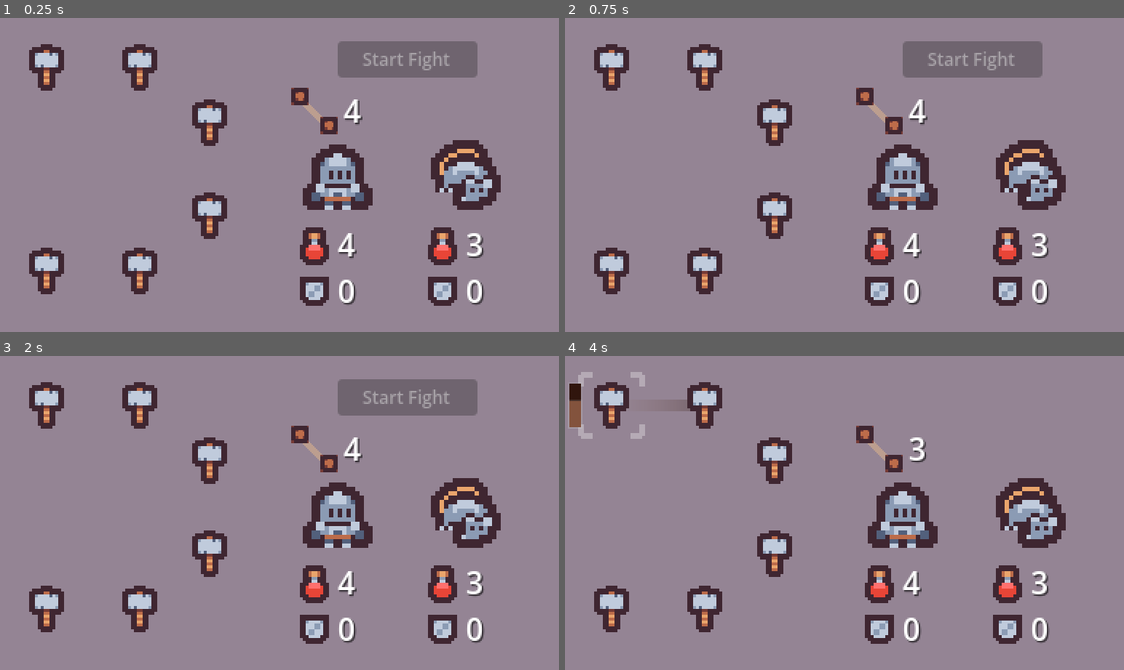
Above: before the commit, frames 1-4 (two rows, left to right).
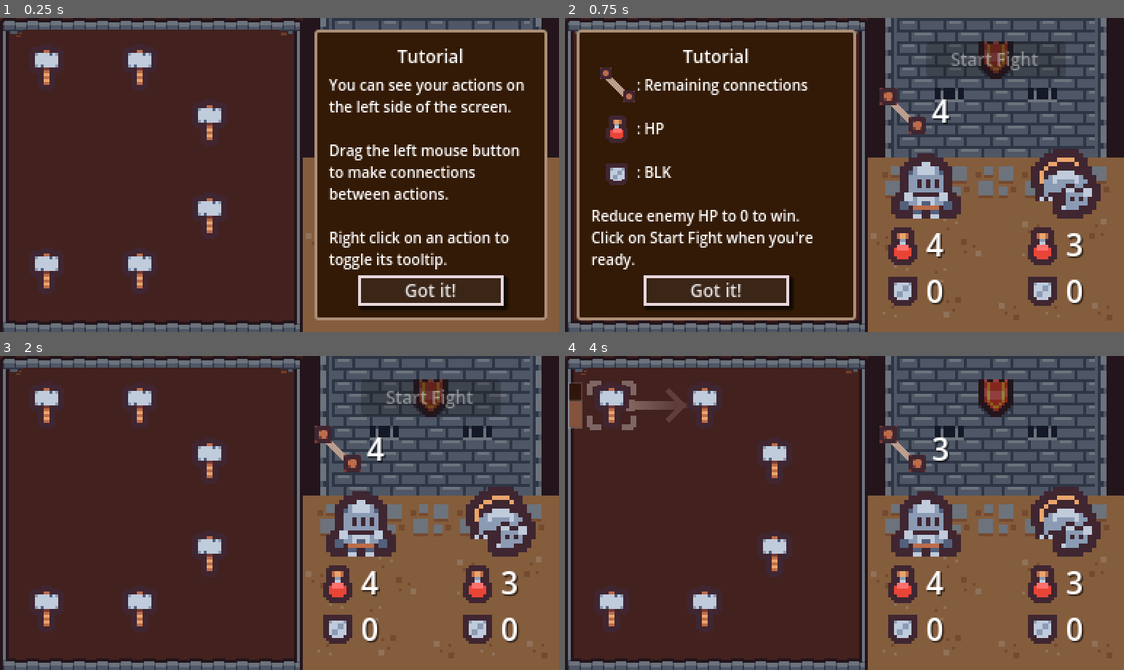
Above: after the commit, the same moments.

Repository: guladam/kenney_jam_2024
Game: Godot game, scene res://scenes/game/game.tscn
Same seed, same stepped clock (60 frames per second), same inputs: the game is played once before the commit and once after it.
Inputs (mouse positions are in pixels of both pictures, inside the frame that each line leads up to):
- Up to frame 1 (0.25 s): no input
- Up to frame 2 (0.75 s): click (995, 291) at 0.5 s, where only the run after the commit has a clickable "Got it!"
- Up to frame 3 (2 s): click (150, 629) at 1.25 s, where only the run after the commit has a clickable "Got it!"
- Up to frame 4 (4 s): tap Enter at 2 s; drag from (609, 406) to (777, 459) at 2.02 s; click "Start Fight" at 2.75 s; drag from (704, 406) to (777, 459) at 3.52 s

The runs differ from the first frame. In frame 1, 96% of the frame differs, in the area x 0-100%, y 0-100%; in frame 2, 99%; in frame 3, 95%; in frame 4, 95%.

Commit message:
significant progress on systems

Diff:
--- a/game_theme.tres
+++ b/game_theme.tres
@@ -30,6 +30,18 @@
 border_width_bottom = 1
 border_color = Color(0.910404, 0.84695, 0.857942, 1)
 
+[sub_resource type="StyleBoxFlat" id="StyleBoxFlat_rmh5v"]
+bg_color = Color(0.200054, 0.10161, 0.0252484, 1)
+border_width_left = 2
+border_width_top = 2
+border_width_right = 2
+border_width_bottom = 2
+border_color = Color(0.674671, 0.554836, 0.463678, 1)
+corner_radius_top_left = 2
+corner_radius_top_right = 2
+corner_radius_bottom_right = 2
+corner_radius_bottom_left = 2
+
 [sub_resource type="StyleBoxFlat" id="StyleBoxFlat_j0r5v"]
 bg_color = Color(0.186736, 0.081131, 0.0504855, 1)
 border_width_left = 1
@@ -52,5 +64,6 @@
 Button/styles/hover = SubResource("StyleBoxFlat_syiim")
 Button/styles/normal = SubResource("StyleBoxFlat_wn077")
 Button/styles/pressed = SubResource("StyleBoxFlat_rwljp")
+PanelContainer/styles/panel = SubResource("StyleBoxFlat_rmh5v")
 ProgressBar/styles/background = SubResource("StyleBoxFlat_j0r5v")
 ProgressBar/styles/fill = SubResource("StyleBoxFlat_f10da")
--- /dev/null
+++ b/levels/level.gd
@@ -0,0 +1,6 @@
+class_name Level
+extends Resource
+
+@export_range(1, 5) var difficulty: int
+@export var enemy: EnemyStats
+@export var tutorial: bool = false
--- /dev/null
+++ b/levels/level1.tres
@@ -0,0 +1,8 @@
+[gd_resource type="Resource" script_class="Level" load_steps=2 format=3 uid="uid://212y57bqiq22"]
+
+[ext_resource type="Script" path="res://levels/level.gd" id="1_q200u"]
+
+[resource]
+script = ExtResource("1_q200u")
+difficulty = 0
+tutorial = true
--- a/scenes/game/game.gd
+++ b/scenes/game/game.gd
@@ -1,5 +1,6 @@
 extends Node2D
 
+@export var level: Level
 @export var player_stats: PlayerStats
 @export var enemy_stats: EnemyStats
 
@@ -7,6 +8,7 @@
 @onready var player: Character = $Player
 @onready var enemy: Character = $Enemy
 @onready var game_ui: GameUI = $GameUI
+@onready var tutorial_1: PanelContainer = %Tutorial1
 
 
 func _ready() -> void:
@@ -20,6 +22,8 @@
 	game_ui.setup_ui(player_stats, enemy_stats)
 	player_stats.setup_game()
 	item_handler.spawn_items()
+	if level.tutorial:
+		tutorial_1.show()
 
 
 func _on_start_fight_button_pressed() -> void:
--- a/scenes/game/game.tscn
+++ b/scenes/game/game.tscn
@@ -1,31 +1,51 @@
-[gd_scene load_steps=9 format=3 uid="uid://37rfek423ie5"]
+[gd_scene load_steps=16 format=3 uid="uid://37rfek423ie5"]
 
 [ext_resource type="PackedScene" uid="uid://bppfkbdcaqec" path="res://scenes/item_handler/item_handler.tscn" id="1_g2qg0"]
 [ext_resource type="Script" path="res://scenes/game/game.gd" id="1_qvmh4"]
+[ext_resource type="Resource" uid="uid://212y57bqiq22" path="res://levels/level1.tres" id="2_4kit3"]
 [ext_resource type="Resource" uid="uid://b07w5gaxvrrl5" path="res://units/rat/rat_stats.tres" id="3_8yqdh"]
 [ext_resource type="PackedScene" uid="uid://ce8v8364r6jv3" path="res://scenes/character/character.tscn" id="3_ntoxo"]
 [ext_resource type="Script" path="res://scenes/game/ui.gd" id="4_nylyo"]
 [ext_resource type="PackedScene" uid="uid://c3yiljg7spj3h" path="res://scenes/character/stats_ui.tscn" id="4_vxumi"]
 [ext_resource type="PackedScene" uid="uid://dsk2uy7at573a" path="res://scenes/character/connection_ui.tscn" id="5_2xrgt"]
 [ext_resource type="Resource" uid="uid://dctn7056bqp5x" path="res://units/warrior/warrior_stats.tres" id="5_3yivu"]
+[ext_resource type="Texture2D" uid="uid://c2fy4hmmcaqbc" path="res://assets/background.png" id="9_yptqb"]
+[ext_resource type="Texture2D" uid="uid://ymi0rabpy8sr" path="res://assets/tilemap_packed.png" id="10_42gxs"]
+
+[sub_resource type="LabelSettings" id="LabelSettings_ei01d"]
+line_spacing = 1.0
+font_size = 10
+
+[sub_resource type="AtlasTexture" id="AtlasTexture_pvdgw"]
+atlas = ExtResource("10_42gxs")
+region = Rect2(112, 144, 16, 16)
+
+[sub_resource type="AtlasTexture" id="AtlasTexture_ufyy3"]
+atlas = ExtResource("10_42gxs")
+region = Rect2(96, 128, 16, 16)
+
+[sub_resource type="AtlasTexture" id="AtlasTexture_pwyos"]
+atlas = ExtResource("10_42gxs")
+region = Rect2(7, 17, 8, 8)
 
 [node name="Game" type="Node2D"]
 script = ExtResource("1_qvmh4")
+level = ExtResource("2_4kit3")
 player_stats = ExtResource("5_3yivu")
 enemy_stats = ExtResource("3_8yqdh")
 
 [node name="ItemHandler" parent="." instance=ExtResource("1_g2qg0")]
 
 [node name="Player" parent="." node_paths=PackedStringArray("attack_target_position") groups=["player"] instance=ExtResource("3_ntoxo")]
-position = Vector2(232, 108)
+position = Vector2(248, 114)
 attack_target_position = NodePath("../AttackPosition")
 stats = null
 
 [node name="AttackPosition" type="Marker2D" parent="."]
-position = Vector2(276, 108)
+position = Vector2(296, 114)
 
 [node name="Enemy" parent="." node_paths=PackedStringArray("attack_target_position") groups=["enemy"] instance=ExtResource("3_ntoxo")]
-position = Vector2(320, 108)
+position = Vector2(344, 114)
 attack_target_position = NodePath("../AttackPosition")
 stats = null
 
@@ -40,9 +60,9 @@
 anchor_top = 0.5
 anchor_right = 0.5
 anchor_bottom = 0.5
-offset_left = 8.0
+offset_left = 24.0
 offset_top = 28.0
-offset_right = 64.0
+offset_right = 80.0
 offset_bottom = 96.0
 grow_horizontal = 2
 grow_vertical = 2
@@ -54,56 +74,232 @@
 anchor_top = 0.5
 anchor_right = 0.5
 anchor_bottom = 0.5
-offset_left = 96.0
+offset_left = 120.0
 offset_top = 28.0
+offset_right = 176.0
+offset_bottom = 96.0
+grow_horizontal = 2
+grow_vertical = 2
+
+[node name="ConnectionUI" parent="GameUI" instance=ExtResource("5_2xrgt")]
+unique_name_in_owner = true
+anchors_preset = 8
+anchor_left = 0.5
+anchor_top = 0.5
+anchor_right = 0.5
+anchor_bottom = 0.5
+offset_left = 24.0
+offset_top = -60.0
+offset_right = 84.0
+offset_bottom = -28.0
+grow_horizontal = 2
+grow_vertical = 2
+player_stats = null
+
+[node name="StartFightButton" type="Button" parent="GameUI"]
+unique_name_in_owner = true
+custom_minimum_size = Vector2(96, 24)
+anchors_preset = 8
+anchor_left = 0.5
+anchor_top = 0.5
+anchor_right = 0.5
+anchor_bottom = 0.5
+offset_left = 56.0
+offset_top = -92.0
 offset_right = 152.0
-offset_bottom = 96.0
-grow_horizontal = 2
-grow_vertical = 2
-
-[node name="ConnectionUI" parent="GameUI" instance=ExtResource("5_2xrgt")]
-unique_name_in_owner = true
-anchors_preset = 8
-anchor_left = 0.5
-anchor_top = 0.5
-anchor_right = 0.5
-anchor_bottom = 0.5
-offset_left = 8.0
-offset_top = -60.0
-offset_right = 68.0
-offset_bottom = -28.0
-grow_horizontal = 2
-grow_vertical = 2
-player_stats = null
-
-[node name="StartFightButton" type="Button" parent="GameUI"]
-unique_name_in_owner = true
-custom_minimum_size = Vector2(96, 24)
-anchors_preset = 8
-anchor_left = 0.5
-anchor_top = 0.5
-anchor_right = 0.5
-anchor_bottom = 0.5
-offset_left = 40.0
-offset_top = -92.0
-offset_right = 136.0
 offset_bottom = -68.0
 grow_horizontal = 2
 grow_vertical = 2
 disabled = true
 text = "Start Fight"
 
+[node name="Tutorial1" type="PanelContainer" parent="GameUI"]
+unique_name_in_owner = true
+visible = false
+anchors_preset = 8
+anchor_left = 0.5
+anchor_top = 0.5
+anchor_right = 0.5
+anchor_bottom = 0.5
+offset_left = 24.0
+offset_top = -100.0
+offset_right = 184.0
+offset_bottom = 100.0
+grow_horizontal = 2
+grow_vertical = 2
+
+[node name="MarginContainer" type="MarginContainer" parent="GameUI/Tutorial1"]
+layout_mode = 2
+theme_override_constants/margin_left = 8
+theme_override_constants/margin_top = 8
+theme_override_constants/margin_right = 8
+theme_override_constants/margin_bottom = 8
+
+[node name="VBoxContainer" type="VBoxContainer" parent="GameUI/Tutorial1/MarginContainer"]
+layout_mode = 2
+
+[node name="Title" type="Label" parent="GameUI/Tutorial1/MarginContainer/VBoxContainer"]
+layout_mode = 2
+text = "Tutorial"
+horizontal_alignment = 1
+
+[node name="Label" type="Label" parent="GameUI/Tutorial1/MarginContainer/VBoxContainer"]
+custom_minimum_size = Vector2(140, 0)
+layout_mode = 2
+text = "You can see your actions on the left side of the screen.
+
+Drag the left mouse button to make connections between actions.
+
+Right click on an action to toggle its tooltip."
+label_settings = SubResource("LabelSettings_ei01d")
+autowrap_mode = 2
+
+[node name="Tutorial1Button" type="Button" parent="GameUI/Tutorial1/MarginContainer/VBoxContainer"]
+custom_minimum_size = Vector2(100, 0)
+layout_mode = 2
+size_flags_horizontal = 4
+text = "Got it!"
+
+[node name="Tutorial2" type="PanelContainer" parent="GameUI"]
+unique_name_in_owner = true
+visible = false
+anchors_preset = 8
+anchor_left = 0.5
+anchor_top = 0.5
+anchor_right = 0.5
+anchor_bottom = 0.5
+offset_left = -184.0
+offset_top = -100.0
+offset_right = 8.0
+offset_bottom = 100.0
+grow_horizontal = 2
+grow_vertical = 2
+
+[node name="MarginContainer" type="MarginContainer" parent="GameUI/Tutorial2"]
+layout_mode = 2
+theme_override_constants/margin_left = 8
+theme_override_constants/margin_top = 8
+theme_override_constants/margin_right = 8
+theme_override_constants/margin_bottom = 8
+
+[node name="VBoxContainer" type="VBoxContainer" parent="GameUI/Tutorial2/MarginContainer"]
+layout_mode = 2
+
+[node name="Title" type="Label" parent="GameUI/Tutorial2/MarginContainer/VBoxContainer"]
+layout_mode = 2
+text = "Tutorial"
+horizontal_alignment = 1
+
+[node name="Label" type="Label" parent="GameUI/Tutorial2/MarginContainer/VBoxContainer"]
+custom_minimum_size = Vector2(140, 0)
+layout_mode = 2
+size_flags_vertical = 3
+text = "            : Remaining connections
+
+            : HP
+
+            : BLK
+
+Reduce enemy HP to 0 to win.
+Click on Start Fight when you're ready.
+"
+label_settings = SubResource("LabelSettings_ei01d")
+autowrap_mode = 2
+
+[node name="Tutorial2Button" type="Button" parent="GameUI/Tutorial2/MarginContainer/VBoxContainer"]
+custom_minimum_size = Vector2(100, 0)
+layout_mode = 2
+size_flags_horizontal = 4
+text = "Got it!"
+
+[node name="Icons" type="Control" parent="GameUI/Tutorial2/MarginContainer"]
+layout_mode = 2
+mouse_filter = 2
+
+[node name="HP" type="TextureRect" parent="GameUI/Tutorial2/MarginContainer/Icons"]
+custom_minimum_size = Vector2(24, 24)
+offset_left = 6.0
+offset_top = 46.0
+offset_right = 30.0
+offset_bottom = 70.0
+texture = SubResource("AtlasTexture_pvdgw")
+expand_mode = 1
+stretch_mode = 5
+
+[node name="BLK" type="TextureRect" parent="GameUI/Tutorial2/MarginContainer/Icons"]
+custom_minimum_size = Vector2(24, 24)
+offset_left = 6.0
+offset_top = 78.0
+offset_right = 30.0
+offset_bottom = 102.0
+texture = SubResource("AtlasTexture_ufyy3")
+expand_mode = 1
+stretch_mode = 5
+
+[node name="Connection" type="Control" parent="GameUI/Tutorial2/MarginContainer/Icons"]
+custom_minimum_size = Vector2(24, 24)
+layout_mode = 3
+anchors_preset = 0
+offset_left = 6.0
+offset_top = 16.0
+offset_right = 30.0
+offset_bottom = 40.0
+
+[node name="ColorRect" type="ColorRect" parent="GameUI/Tutorial2/MarginContainer/Icons/Connection"]
+layout_mode = 0
+offset_left = 10.0
+offset_top = 1.0
+offset_right = 14.0
+offset_bottom = 22.0
+rotation = -0.785398
+pivot_offset = Vector2(2, 12)
+color = Color(0.738248, 0.61721, 0.561013, 1)
+metadata/_edit_lock_ = true
+
+[node name="TextureRect" type="TextureRect" parent="GameUI/Tutorial2/MarginContainer/Icons/Connection"]
+layout_mode = 0
+offset_right = 8.0
+offset_bottom = 8.0
+texture = SubResource("AtlasTexture_pwyos")
+expand_mode = 1
+stretch_mode = 5
+metadata/_edit_lock_ = true
+
+[node name="TextureRect2" type="TextureRect" parent="GameUI/Tutorial2/MarginContainer/Icons/Connection"]
+layout_mode = 0
+offset_left = 16.0
+offset_top = 16.0
+offset_right = 24.0
+offset_bottom = 24.0
+texture = SubResource("AtlasTexture_pwyos")
+expand_mode = 1
+stretch_mode = 5
+metadata/_edit_lock_ = true
+
 [node name="Background" type="CanvasLayer" parent="."]
 layer = -1
 
-[node name="ColorRect" type="ColorRect" parent="Background"]
+[node name="Background" type="TextureRect" parent="Background"]
 anchors_preset = 15
 anchor_right = 1.0
 anchor_bottom = 1.0
 grow_horizontal = 2
 grow_vertical = 2
 mouse_filter = 2
-color = Color(0.868652, 0.746631, 0.86987, 0.490196)
+texture = ExtResource("9_yptqb")
+metadata/_edit_lock_ = true
+
+[node name="Dimmer" type="ColorRect" parent="Background"]
+anchors_preset = 15
+anchor_right = 1.0
+anchor_bottom = 1.0
+grow_horizontal = 2
+grow_vertical = 2
+mouse_filter = 2
+color = Color(0, 0, 0, 0.435294)
+metadata/_edit_lock_ = true
 
 [connection signal="pressed" from="GameUI/StartFightButton" to="." method="_on_start_fight_button_pressed"]
 [connection signal="pressed" from="GameUI/StartFightButton" to="GameUI" method="_on_start_fight_button_pressed"]
+[connection signal="pressed" from="GameUI/Tutorial1/MarginContainer/VBoxContainer/Tutorial1Button" to="GameUI" method="_on_tutorial_1_button_pressed"]
+[connection signal="pressed" from="GameUI/Tutorial2/MarginContainer/VBoxContainer/Tutorial2Button" to="GameUI" method="_on_tutorial_2_button_pressed"]
--- a/scenes/game/ui.gd
+++ b/scenes/game/ui.gd
@@ -7,6 +7,8 @@
 @onready var enemy_stats_ui: StatsUI = %EnemyStats
 @onready var connection_ui: ConnectionUI = %ConnectionUI
 @onready var start_fight_button: Button = %StartFightButton
+@onready var tutorial_1: PanelContainer = %Tutorial1
+@onready var tutorial_2: PanelContainer = %Tutorial2
 
 
 func setup_ui(p_stats: PlayerStats, e_stats: EnemyStats) -> void:
@@ -24,3 +26,12 @@
 
 func _on_start_fight_button_pressed() -> void:
 	start_fight_button.hide()
+
+
+func _on_tutorial_1_button_pressed() -> void:
+	tutorial_2.show()
+	tutorial_1.hide()
+
+
+func _on_tutorial_2_button_pressed() -> void:
+	tutorial_2.hide()
--- a/scenes/item/item.gd
+++ b/scenes/item/item.gd
@@ -11,6 +11,7 @@
 
 @onready var icon: Sprite2D = %Icon
 @onready var connection_line: Line2D = %ConnectionLine
+@onready var line_arrow: CanvasGroup = %LineArrow
 @onready var line_connector: Area2D = %LineConnector
 @onready var start_icon: Node2D = %StartIcon
 @onready var progress_bar: ProgressBar = %ProgressBar
@@ -67,6 +68,9 @@
 	connections[self] = item
 	connected_item = item
 	connection_line.points[1] = to_local(item.global_position)
+	line_arrow.position = to_local(item.global_position)
+	line_arrow.rotation = (item.global_position - global_position).angle()
+	line_arrow.show()
 	dragging = null
 	_update_start_point()
 	connected_to_item.emit()
@@ -77,6 +81,7 @@
 	connection_line.clear_points()
 	connection_line.add_point(Vector2.ZERO)
 	connection_line.add_point(global_position)
+	line_arrow.hide()
 	if connected_item:
 		connected_item = null
 		_update_start_point()
--- a/scenes/item/item.tscn
+++ b/scenes/item/item.tscn
@@ -1,11 +1,15 @@
-[gd_scene load_steps=10 format=3 uid="uid://d2ucirgfmaj8j"]
+[gd_scene load_steps=11 format=3 uid="uid://d2ucirgfmaj8j"]
 
 [ext_resource type="Script" path="res://scenes/item/item.gd" id="1_5uan0"]
 [ext_resource type="Texture2D" uid="uid://ymi0rabpy8sr" path="res://assets/tilemap_packed.png" id="1_s365a"]
 
+[sub_resource type="Curve" id="Curve_bpvxl"]
+_data = [Vector2(0, 1), 0.0, 0.0, 0, 0, Vector2(0.928401, 1), 0.0, 0.0, 0, 0, Vector2(1, 0.504986), 0.0, 0.0, 0, 0]
+point_count = 3
+
 [sub_resource type="Gradient" id="Gradient_j426o"]
-offsets = PackedFloat32Array(0, 0.0676328, 0.932367, 1)
-colors = PackedColorArray(0.568627, 0.415686, 0.384314, 0, 0.84855, 0.738828, 0.715756, 1, 0.897023, 0.749939, 0.715733, 1, 0.313726, 0.231373, 0.231373, 0.47451)
+offsets = PackedFloat32Array(0, 0.145119, 0.757256, 1)
+colors = PackedColorArray(0.835294, 0.721569, 0.694118, 0.556863, 0.835294, 0.721569, 0.694118, 1, 0.835294, 0.721569, 0.694118, 1, 0.835294, 0.721569, 0.694118, 0)
 
 [sub_resource type="CircleShape2D" id="CircleShape2D_xvbxt"]
 radius = 8.0
@@ -16,6 +20,21 @@
 [sub_resource type="AtlasTexture" id="AtlasTexture_reg73"]
 atlas = ExtResource("1_s365a")
 region = Rect2(1, 81, 5, 5)
+
+[sub_resource type="Animation" id="Animation_lfq0i"]
+length = 0.001
+tracks/0/type = "value"
+tracks/0/imported = false
+tracks/0/enabled = true
+tracks/0/path = NodePath("Visuals:scale")
+tracks/0/interp = 1
+tracks/0/loop_wrap = true
+tracks/0/keys = {
+"times": PackedFloat32Array(0),
+"transitions": PackedFloat32Array(1),
+"update": 0,
+"values": [Vector2(2, 2)]
+}
 
 [sub_resource type="Animation" id="Animation_uieku"]
 resource_name = "active"
@@ -32,21 +51,6 @@
 "transitions": PackedFloat32Array(1, 1),
 "update": 0,
 "values": [Vector2(2, 2), Vector2(3, 3)]
-}
-
-[sub_resource type="Animation" id="Animation_lfq0i"]
-length = 0.001
-tracks/0/type = "value"
-tracks/0/imported = false
-tracks/0/enabled = true
-tracks/0/path = NodePath("Visuals:scale")
-tracks/0/interp = 1
-tracks/0/loop_wrap = true
-tracks/0/keys = {
-"times": PackedFloat32Array(0),
-"transitions": PackedFloat32Array(1),
-"update": 0,
-"values": [Vector2(2, 2)]
 }
 
 [sub_resource type="AnimationLibrary" id="AnimationLibrary_5no8k"]
@@ -73,8 +77,31 @@
 [node name="ConnectionLine" type="Line2D" parent="Line"]
 unique_name_in_owner = true
 width = 8.0
+width_curve = SubResource("Curve_bpvxl")
 gradient = SubResource("Gradient_j426o")
-texture_mode = 2
+
+[node name="LineArrow" type="CanvasGroup" parent="Line/ConnectionLine"]
+unique_name_in_owner = true
+visible = false
+self_modulate = Color(0.376471, 0.247059, 0.231373, 1)
+
+[node name="ArrowLeft" type="Sprite2D" parent="Line/ConnectionLine/LineArrow"]
+show_behind_parent = true
+position = Vector2(-20, -5)
+rotation = 0.785398
+scale = Vector2(4, 2)
+texture = ExtResource("1_s365a")
+region_enabled = true
+region_rect = Rect2(10, 81, 4, 2)
+
+[node name="ArrowRight" type="Sprite2D" parent="Line/ConnectionLine/LineArrow"]
+show_behind_parent = true
+position = Vector2(-20, 5)
+rotation = -0.785398
+scale = Vector2(4, 2)
+texture = ExtResource("1_s365a")
+region_enabled = true
+region_rect = Rect2(10, 81, 4, 2)
 
 [node name="LineConnector" type="Area2D" parent="Line"]
 unique_name_in_owner = true
@@ -105,27 +132,27 @@
 [node name="TopLeft" type="Sprite2D" parent="StartIcon"]
 modulate = Color(1, 1, 1, 0.556863)
 show_behind_parent = true
-position = Vector2(-9, -9)
+position = Vector2(-6, -6)
 texture = SubResource("AtlasTexture_reg73")
 
 [node name="TopRight" type="Sprite2D" parent="StartIcon"]
 modulate = Color(1, 1, 1, 0.556863)
 show_behind_parent = true
-position = Vector2(9, -9)
+position = Vector2(6, -6)
 rotation = 1.5708
 texture = SubResource("AtlasTexture_reg73")
 
 [node name="BotRight" type="Sprite2D" parent="StartIcon"]
 modulate = Color(1, 1, 1, 0.556863)
 show_behind_parent = true
-position = Vector2(9, 9)
+position = Vector2(6, 6)
 rotation = 3.14159
 texture = SubResource("AtlasTexture_reg73")
 
 [node name="BotLeft" type="Sprite2D" parent="StartIcon"]
 modulate = Color(1, 1, 1, 0.556863)
 show_behind_parent = true
-position = Vector2(-9, 9)
+position = Vector2(-6, 6)
 rotation = 4.71239
 texture = SubResource("AtlasTexture_reg73")
 
--- a/scenes/menu/menu.gd
+++ b/scenes/menu/menu.gd
@@ -10,3 +10,8 @@
 
 func _on_quit_button_pressed() -> void:
 	get_tree().quit()
+
+
+func _on_youtube_channel_gui_input(event: InputEvent) -> void:
+	if event.is_action_pressed("left_mouse"):
+		OS.shell_open("https://youtube.com/@godotgamelab")
--- a/scenes/menu/menu.tscn
+++ b/scenes/menu/menu.tscn
@@ -1,6 +1,26 @@
-[gd_scene load_steps=2 format=3 uid="uid://cj3rs7apvahso"]
+[gd_scene load_steps=8 format=3 uid="uid://cj3rs7apvahso"]
 
 [ext_resource type="Script" path="res://scenes/menu/menu.gd" id="1_t57w1"]
+[ext_resource type="Texture2D" uid="uid://c2fy4hmmcaqbc" path="res://assets/background.png" id="2_e701f"]
+[ext_resource type="Texture2D" uid="uid://ymi0rabpy8sr" path="res://assets/tilemap_packed.png" id="3_1ghcm"]
+
+[sub_resource type="AtlasTexture" id="AtlasTexture_ndfih"]
+atlas = ExtResource("3_1ghcm")
+region = Rect2(0, 128, 16, 16)
+
+[sub_resource type="AtlasTexture" id="AtlasTexture_hbpxg"]
+atlas = ExtResource("3_1ghcm")
+region = Rect2(0, 144, 16, 16)
+
+[sub_resource type="LabelSettings" id="LabelSettings_20kir"]
+font_size = 28
+shadow_size = 4
+shadow_color = Color(0, 0, 0, 0.541176)
+
+[sub_resource type="LabelSettings" id="LabelSettings_x5fen"]
+font_size = 12
+font_color = Color(0.290369, 0.666649, 0.990476, 1)
+shadow_color = Color(0, 0, 0, 0.466667)
 
 [node name="Menu" type="Control"]
 layout_mode = 3
@@ -9,16 +29,19 @@
 anchor_bottom = 1.0
 grow_horizontal = 2
 grow_vertical = 2
+mouse_filter = 2
 script = ExtResource("1_t57w1")
 
-[node name="ColorRect" type="ColorRect" parent="."]
+[node name="Background" type="TextureRect" parent="."]
 layout_mode = 1
 anchors_preset = 15
 anchor_right = 1.0
 anchor_bottom = 1.0
 grow_horizontal = 2
 grow_vertical = 2
-color = Color(0.101167, 0.177082, 0.18611, 1)
+mouse_filter = 2
+texture = ExtResource("2_e701f")
+flip_h = true
 
 [node name="Buttons" type="VBoxContainer" parent="."]
 layout_mode = 1
@@ -27,10 +50,10 @@
 anchor_top = 0.5
 anchor_right = 0.5
 anchor_bottom = 0.5
-offset_left = -160.0
-offset_top = 5.0
-offset_right = -40.0
-offset_bottom = 77.0
+offset_left = -168.0
+offset_top = 20.0
+offset_right = -48.0
+offset_bottom = 92.0
 grow_horizontal = 2
 grow_vertical = 2
 theme_override_constants/separation = 10
@@ -47,5 +70,75 @@
 layout_mode = 2
 text = "Quit"
 
+[node name="Character1" type="TextureRect" parent="."]
+layout_mode = 0
+offset_left = 32.0
+offset_top = 72.0
+offset_right = 80.0
+offset_bottom = 120.0
+texture = SubResource("AtlasTexture_ndfih")
+expand_mode = 1
+stretch_mode = 5
+
+[node name="Character2" type="TextureRect" parent="."]
+layout_mode = 0
+offset_left = 96.0
+offset_top = 72.0
+offset_right = 144.0
+offset_bottom = 120.0
+texture = SubResource("AtlasTexture_hbpxg")
+expand_mode = 1
+stretch_mode = 5
+
+[node name="Title" type="Label" parent="."]
+layout_mode = 1
+anchors_preset = 8
+anchor_left = 0.5
+anchor_top = 0.5
+anchor_right = 0.5
+anchor_bottom = 0.5
+offset_left = 16.0
+offset_top = -92.0
+offset_right = 154.0
+offset_bottom = -53.0
+grow_horizontal = 2
+grow_vertical = 2
+text = "GameTitle"
+label_settings = SubResource("LabelSettings_20kir")
+
+[node name="PacksUsed" type="Label" parent="."]
+layout_mode = 1
+anchors_preset = 8
+anchor_left = 0.5
+anchor_top = 0.5
+anchor_right = 0.5
+anchor_bottom = 0.5
+offset_top = -44.0
+offset_right = 155.0
+offset_bottom = 13.0
+grow_horizontal = 2
+grow_vertical = 2
+text = "Made for Kenney Jam 2024
+Packs used:
+- Tiny Dungeon"
+
+[node name="YouTubeChannel" type="Label" parent="."]
+layout_mode = 1
+anchors_preset = 8
+anchor_left = 0.5
+anchor_top = 0.5
+anchor_right = 0.5
+anchor_bottom = 0.5
+offset_left = -3.0
+offset_top = 70.0
+offset_right = 179.0
+offset_bottom = 87.0
+grow_horizontal = 2
+grow_vertical = 2
+mouse_filter = 0
+text = "Check out my YouTube channel"
+label_settings = SubResource("LabelSettings_x5fen")
+
 [connection signal="pressed" from="Buttons/PlayButton" to="." method="_on_play_button_pressed"]
 [connection signal="pressed" from="Buttons/QuitButton" to="." method="_on_quit_button_pressed"]
+[connection signal="gui_input" from="YouTubeChannel" to="." method="_on_youtube_channel_gui_input"]
Binary file added: assets/background.png
Not shown, added: assets/background.png.import
Not shown: 1 places in game_theme.tres that only renumber resources
